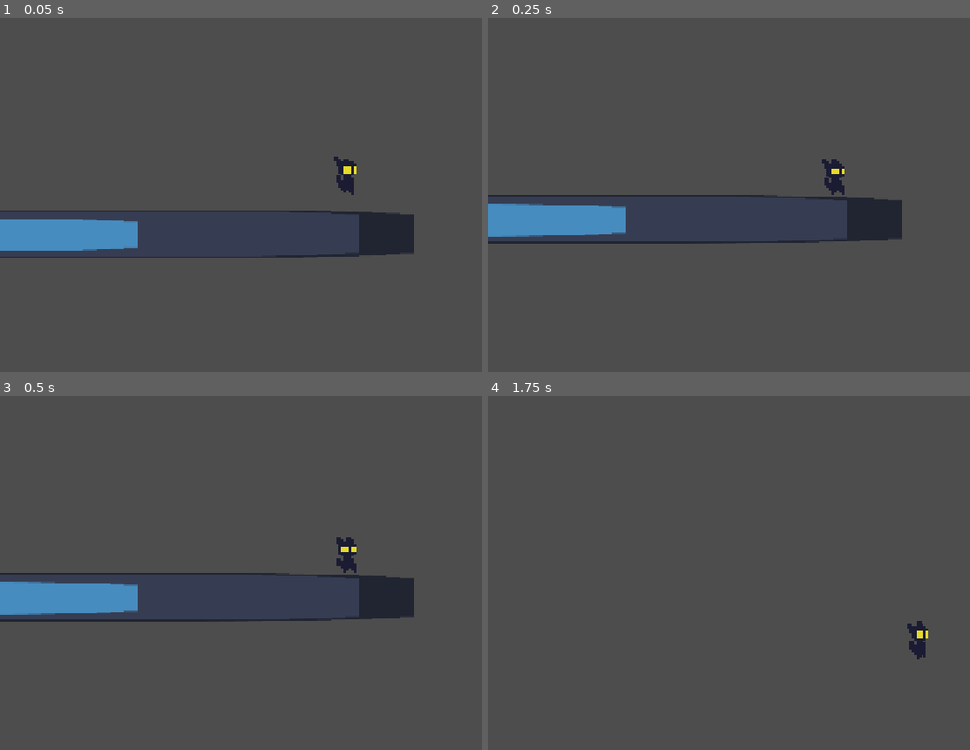
Above: before the commit, frames 1-4 (two rows, left to right).
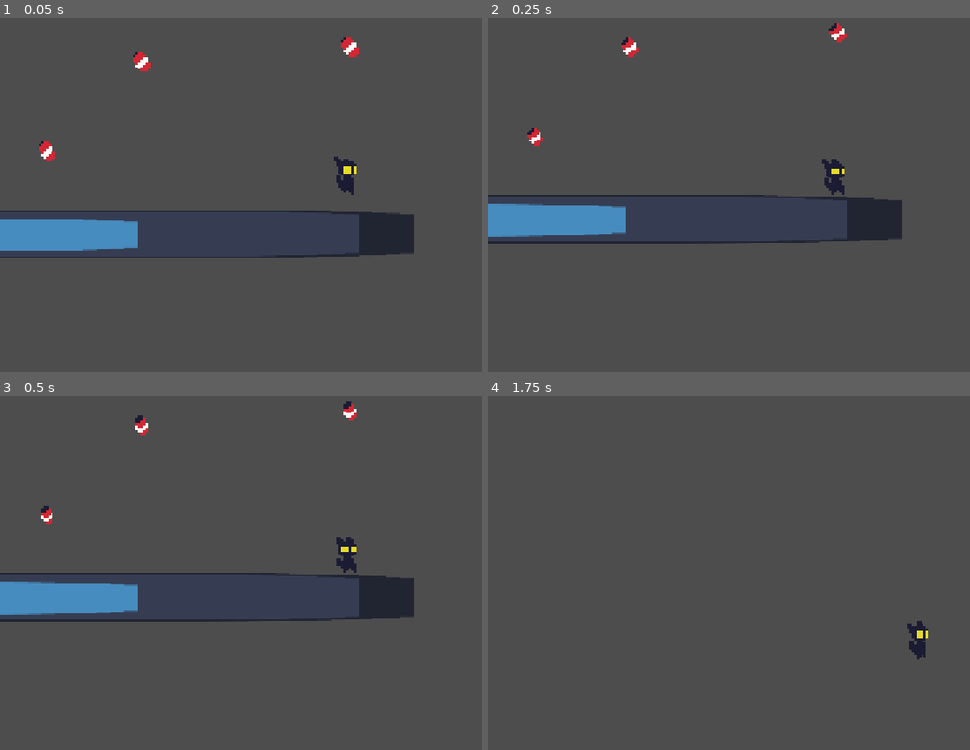
Above: after the commit, the same moments.

Repository: luankaike-code/maaro
Game: Godot game, scene res://source/screens/screen_manager.tscn
The game is run twice, just before and just after one commit, with the same random seed, the same clock (stepped at 60 frames per second) and the same inputs. The engine's default icon, where the game draws it, is replaced by a stand-in: a white triangle on a blue panel in a dark square.
Inputs:
- Up to frame 1 (0.05 s): no input
- Up to frame 2 (0.25 s): no input
- Up to frame 3 (0.5 s): no input
- Up to frame 4 (1.75 s): hold D (move_right) from 0.53 s (still down); tap Z (action_1) at 0.6 s; tap W (move_up) at 0.77, 1.52 s; tap X (action_2) at 1.35 s

The runs differ from the first frame. In frame 1, 0.4% of the frame differs, in the area x 8-75%, y 5-41%; in frame 2, 0.4%; in frame 3, 0.3%; in frame 4, nothing differs.

Commit message:
Populate game screen with DrPeppers

Diff:
--- a/source/screens/game.tscn
+++ b/source/screens/game.tscn
@@ -3,6 +3,7 @@
 [ext_resource type="Script" uid="uid://bww1rbvvhh2oj" path="res://templates/screen/screen.gd" id="1_3x00r"]
 [ext_resource type="PackedScene" uid="uid://bl72nmw0efhvi" path="res://source/entitys/player/player.tscn" id="2_3g41b"]
 [ext_resource type="Texture2D" uid="uid://dmqu8x67qc5ty" path="res://icon.svg" id="4_cd8xd"]
+[ext_resource type="PackedScene" uid="uid://bvyj7cdoe8eov" path="res://source/entitys/drPepper/drPepper.tscn" id="4_eml0g"]
 
 [sub_resource type="RectangleShape2D" id="RectangleShape2D_f1x4j"]
 size = Vector2(771, 20)
@@ -28,3 +29,30 @@
 position = Vector2(-337.49994, 0)
 scale = Vector2(5.6953115, 0.15625)
 texture = ExtResource("4_cd8xd")
+
+[node name="DrPepper" parent="." unique_id=257319601 instance=ExtResource("4_eml0g")]
+position = Vector2(-124, -9)
+
+[node name="DrPepper2" parent="." unique_id=615880512 instance=ExtResource("4_eml0g")]
+position = Vector2(-215, -36)
+
+[node name="DrPepper3" parent="." unique_id=1066075166 instance=ExtResource("4_eml0g")]
+position = Vector2(-321, -4)
+
+[node name="DrPepper4" parent="." unique_id=318775818 instance=ExtResource("4_eml0g")]
+position = Vector2(1, -52)
+
+[node name="DrPepper5" parent="." unique_id=669483706 instance=ExtResource("4_eml0g")]
+position = Vector2(-85, -46)
+
+[node name="DrPepper6" parent="." unique_id=405999581 instance=ExtResource("4_eml0g")]
+position = Vector2(-496, -25)
+
+[node name="DrPepper7" parent="." unique_id=2144307631 instance=ExtResource("4_eml0g")]
+position = Vector2(-396, -28)
+
+[node name="DrPepper8" parent="." unique_id=2061316658 instance=ExtResource("4_eml0g")]
+position = Vector2(-726, 2)
+
+[node name="DrPepper9" parent="." unique_id=1948634108 instance=ExtResource("4_eml0g")]
+position = Vector2(-608, -77)
